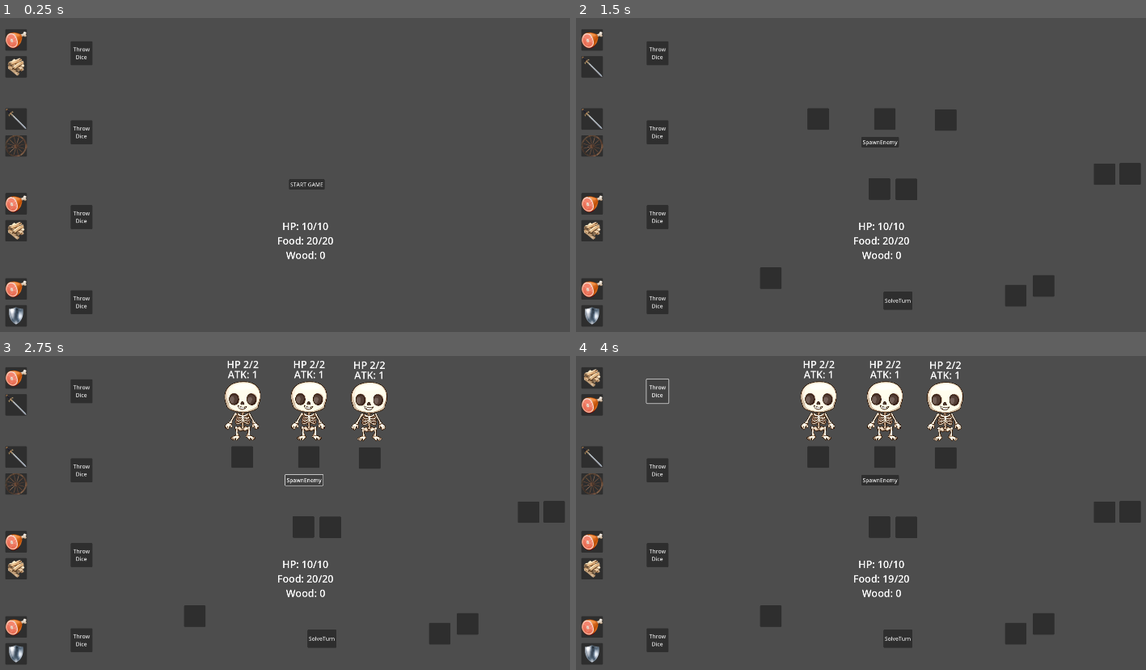
Above: before the commit, frames 1-4 (two rows, left to right).
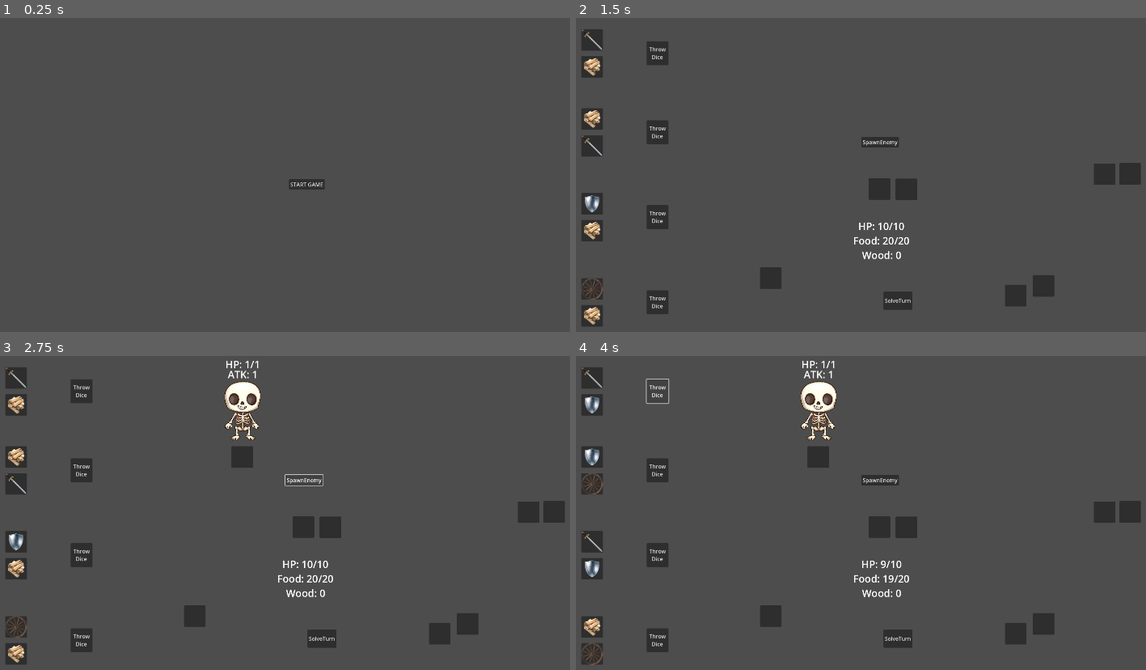
Above: after the commit, the same moments.

Repository: Sugo98/godot-77
Game: Godot game, scene res://game_logic/game_manager.tscn
The game is run twice, just before and just after one commit, with the same random seed, the same clock (stepped at 60 frames per second) and the same inputs.
Inputs (mouse positions are in pixels of both pictures, inside the frame that each line leads up to):
- Up to frame 1 (0.25 s): no input
- Up to frame 2 (1.5 s): click (655, 52) at 0.5 s, where only the run before the commit has a clickable "Throw Dice"; click "START GAME" at 1.25 s
- Up to frame 3 (2.75 s): click "SpawnEnemy" at 2 s
- Up to frame 4 (4 s): click "SolveTurn" at 2.75 s; click "Throw Dice" at 3.5 s

The runs differ from the first frame. In frame 1, 3.2% of the frame differs, in the area x 0-59%, y 3-99%; in frame 2, 1.7%; in frame 3, 3.2%; in frame 4, 3.4%, in the area x 0-68%, y 1-99%.
Error before the commit: Invalid access of index '-1' on a base object of type: 'Array[int]'. (res://game_logic/utils.gd:8)

Commit message:
Solve Turn all except Road

Diff:
--- a/dice_logic/dice.gd
+++ b/dice_logic/dice.gd
@@ -15,12 +15,18 @@
 	if ("GameManager" == self.get_parent().get_parent().get_name()):
 		slots_for_merchant.set_visible(false)
 		set_slots_owner(dice_slots)
-		throw_dice()
+		roll_dice()
 	if ("DiceMerchant" == self.get_parent().get_parent().get_name()):
 		dice_slots.set_visible(false)
 		debug_button.set_visible(false)
 		set_slots_owner(slots_for_merchant)
 		load_for_merchant()
+
+func prepare_for_level():
+	slots_for_merchant.set_visible(false)
+	dice_slots.set_visible(true)
+	set_slots_owner(dice_slots)
+	roll_dice()
 
 func load_basic_dice():
 	var i = 0
@@ -44,7 +50,7 @@
 		if parent:
 			parent.remove_child(face)
 
-func throw_dice():
+func roll_dice():
 	var result = range(6)
 	result.shuffle()
 	add_faces_to_slots([result[0], result[1]])
--- a/dice_logic/dice.tscn
+++ b/dice_logic/dice.tscn
@@ -75,4 +75,4 @@
 layout_mode = 2
 script = ExtResource("2_qx407")
 
-[connection signal="pressed" from="Button" to="." method="throw_dice"]
+[connection signal="pressed" from="Button" to="." method="roll_dice"]
--- a/dice_logic/dice_face.gd
+++ b/dice_logic/dice_face.gd
@@ -43,7 +43,7 @@
 	t.stretch_mode = TextureRect.STRETCH_KEEP_ASPECT_CENTERED
 	t.custom_minimum_size = size
 	t.modulate.a = 1 # transparency
-	t.z_index = 1
+	t.z_index = 100
 	t.position = Vector2(-at_position)
 
 	var c = Control.new()
--- a/enemies logic/enemy.gd
+++ b/enemies logic/enemy.gd
@@ -5,6 +5,7 @@
 @export var attack_label: Label
 @export var sprite2D: Sprite2D
 
+var dice_slot : DiceSlot
 var hp : int
 
 func init(d: EnemyData) -> void:
@@ -20,3 +21,11 @@
 func update_label():
 	hp_label.text = "HP: " + str(hp) + "/" + str(data.max_hp)
 	attack_label.text = "ATK: " + str(data.attack)
+
+func inflict_damage(damage) -> bool:
+	#return true if the enemy is killed
+	hp -= damage
+	update_label()
+	if hp <= 0:
+		return true
+	return false
--- a/game_logic/basic_level.tscn
+++ b/game_logic/basic_level.tscn
@@ -4,19 +4,12 @@
 [ext_resource type="PackedScene" uid="uid://yvwkwgojt1ab" path="res://enemies logic/enemy.tscn" id="2_beh15"]
 [ext_resource type="Script" path="res://dice_logic/dice_slot.gd" id="2_ghtwx"]
 
-[node name="BasicLevel" type="Control"]
-layout_mode = 3
-anchors_preset = 15
-anchor_right = 1.0
-anchor_bottom = 1.0
-grow_horizontal = 2
-grow_vertical = 2
-mouse_filter = 2
+[node name="BasicLevel" type="Node"]
 script = ExtResource("1_n52b6")
 enemy_scene = ExtResource("2_beh15")
 
 [node name="EnemyZone" type="Control" parent="."]
-layout_mode = 1
+layout_mode = 3
 anchors_preset = 15
 anchor_right = 1.0
 anchor_bottom = 1.0
@@ -34,6 +27,7 @@
 mouse_filter = 2
 
 [node name="Enemy" type="PanelContainer" parent="EnemyZone/EnemySlots"]
+visible = false
 custom_minimum_size = Vector2(64, 64)
 layout_mode = 0
 offset_left = 736.0
@@ -44,6 +38,7 @@
 type = 1
 
 [node name="Enemy2" type="PanelContainer" parent="EnemyZone/EnemySlots"]
+visible = false
 custom_minimum_size = Vector2(64, 64)
 layout_mode = 0
 offset_left = 934.0
@@ -54,6 +49,7 @@
 type = 1
 
 [node name="Enemy3" type="PanelContainer" parent="EnemyZone/EnemySlots"]
+visible = false
 custom_minimum_size = Vector2(64, 64)
 layout_mode = 0
 offset_left = 1115.0
@@ -75,7 +71,7 @@
 position = Vector2(1145, 268)
 
 [node name="WoodSlots" type="Control" parent="."]
-layout_mode = 1
+layout_mode = 3
 anchors_preset = 15
 anchor_right = 1.0
 anchor_bottom = 1.0
@@ -104,7 +100,7 @@
 type = 3
 
 [node name="FoodSlots" type="Control" parent="."]
-layout_mode = 1
+layout_mode = 3
 anchors_preset = 15
 anchor_right = 1.0
 anchor_bottom = 1.0
@@ -133,7 +129,7 @@
 type = 2
 
 [node name="RoadSlots" type="Control" parent="."]
-layout_mode = 1
+layout_mode = 3
 anchors_preset = 15
 anchor_right = 1.0
 anchor_bottom = 1.0
@@ -162,7 +158,7 @@
 type = 5
 
 [node name="CaravanSlots" type="Control" parent="."]
-layout_mode = 1
+layout_mode = 3
 anchors_preset = 15
 anchor_right = 1.0
 anchor_bottom = 1.0
@@ -191,7 +187,6 @@
 type = 4
 
 [node name="DebugSpawn" type="Button" parent="."]
-layout_mode = 0
 offset_left = 896.0
 offset_top = 399.0
 offset_right = 1008.0
@@ -199,7 +194,6 @@
 text = "SpawnEnemy"
 
 [node name="SolveTurn" type="Button" parent="."]
-layout_mode = 0
 offset_left = 962.0
 offset_top = 859.0
 offset_right = 1048.0
--- a/game_logic/basic_level_logic.gd
+++ b/game_logic/basic_level_logic.gd
@@ -1,4 +1,4 @@
-class_name LevelLogic extends Control
+class_name LevelLogic extends Node
 
 @onready var enemy_slots_container : Control = $EnemyZone/EnemySlots
 @onready var enemy_pivots_container: Node2D = $EnemyZone/EnemyPivots
@@ -17,12 +17,15 @@
 @export var enemy_scene : PackedScene
 var heroes_manager : HeroesManager
 
-var active_enemies : Array[Enemy]
+var active_enemies : Dictionary
 
 var data : LevelData
 # Called when the node enters the scene tree for the first time.
 func _ready() -> void:
 	fill_array()
+	show_slots()
+
+func show_slots():
 	for slot : DiceSlot in wood_slots:
 		if slot.get_index() < data.wood_slots:
 			slot.show()
@@ -42,10 +45,10 @@
 func fill_array():
 	enemy_slots = parse_slots(enemy_slots_container)
 	enemy_pivots = enemy_pivots_container.get_children()
-	wood_slots = parse_slots(wood_slots_container) as Array[DiceSlot]
-	food_slots = parse_slots(food_slots_container) as Array[DiceSlot]
-	road_slots = parse_slots(road_slots_container) as Array[DiceSlot]
-	caravan_slots = parse_slots(caravan_slots_container) as Array[DiceSlot]
+	wood_slots = parse_slots(wood_slots_container)
+	food_slots = parse_slots(food_slots_container)
+	road_slots = parse_slots(road_slots_container)
+	caravan_slots = parse_slots(caravan_slots_container)
 
 func parse_slots(slots_container) -> Array[DiceSlot]:
 	var array : Array[DiceSlot]
@@ -61,50 +64,78 @@
 	pass
 
 func debug_spawn_enemy():
-	for enemy in active_enemies:
-		enemy.reparent(self)
-		enemy.queue_free()
-	active_enemies = []
-	for i in range( 3 ):
-		spawn_enemy()
+	spawn_enemy()
 
 func spawn_enemy():
 	var enemy_data = Utils.random_pick( data.enemy , data.enemy_probability )
 	var new_enemy = enemy_scene.instantiate()
 	new_enemy.init(enemy_data)
-	for pivot : Marker2D in enemy_pivots:
+	for i in range( enemy_pivots.size() ):
+		var pivot : Marker2D = enemy_pivots[i]
 		if pivot.get_child_count() == 0:
 			pivot.add_child(new_enemy)
-			active_enemies.append(new_enemy)
+			enemy_slots[i].show()
+			new_enemy.dice_slot = enemy_slots[i]
+			active_enemies[ enemy_slots[i] ] = new_enemy
 			return
+
+func kill_enemy(enemy : Enemy):
+	var slot = enemy.dice_slot
+	slot.hide()
+	enemy.queue_free()
+	active_enemies.erase(slot)
 
 func solve_turn():
 	solve_hunger()
+	solve_food_slots()
+	solve_wood_slots()
 	solve_caravan_slots()
 	solve_enemies_slots()
-	solve_food_slots()
-	solve_wood_slots()
 	solve_road_slots()
+	reset_turn()
 
 func solve_hunger():
 	heroes_manager.eat(1)
 
 func solve_caravan_slots():
-	pass
+	for slot:DiceSlot in caravan_slots:
+		if slot.get_child_count() == 0:
+			continue
+		var face : DiceFace = slot.get_child(0)
+		print( face.data.shield )
+		heroes_manager.increase_shield(face.data.shield)
+		heroes_manager.repair(face.data.wheel)
 
 func solve_enemies_slots():
-	pass
+	for slot:DiceSlot in enemy_slots:
+		if not active_enemies.has(slot):
+			continue
+		var enemy = active_enemies[slot]
+		var damage = 0
+		if slot.get_child_count():
+			var face : DiceFace = slot.get_child(0)
+			damage = face.data.sword
+		if enemy.inflict_damage(damage):
+			kill_enemy(enemy)
+		else:
+			heroes_manager.inflict_damage(enemy.data.attack)
 
 func solve_food_slots():
 	for slot:DiceSlot in food_slots:
 		if slot.get_child_count() == 0:
 			continue
 		var face : DiceFace = slot.get_child(0)
-		var food_increase = face.data.food
-		heroes_manager.increase_food(food_increase)
+		heroes_manager.increase_food(face.data.food)
 
 func solve_wood_slots():
-	pass
+	for slot:DiceSlot in wood_slots:
+		if slot.get_child_count() == 0:
+			continue
+		var face : DiceFace = slot.get_child(0)
+		heroes_manager.increase_wood(face.data.wood)
 
 func solve_road_slots():
 	pass
+
+func reset_turn():
+	heroes_manager.reset_turn()
--- a/game_logic/game_manager.gd
+++ b/game_logic/game_manager.gd
@@ -2,10 +2,14 @@
 
 @export var main_menu_scene : PackedScene
 @export var level_scene: PackedScene
-@export var heroes_manager : HeroesManager
+@export var heroes_manager_scene : PackedScene
+
+@export var main_canvas : CanvasLayer
+
 var active_level : LevelLogic
+var heroes_manager : HeroesManager
 
-var main_menu
+var main_menu : MainMenu
 
 func check_warnings():
 	var warnings : Array = []
@@ -15,6 +19,8 @@
 # Called when the node enters the scene tree for the first time.
 func _ready() -> void:
 	check_warnings()
+	heroes_manager = heroes_manager_scene.instantiate()
+	main_menu =  main_menu_scene.instantiate()
 	load_menu()
 
 # Called every frame. 'delta' is the elapsed time since the previous frame.
@@ -22,15 +28,16 @@
 	pass
 
 func load_menu() -> void:
-	main_menu =  main_menu_scene.instantiate()
-	add_child(main_menu)
+	main_menu.game_manager = self
+	main_canvas.add_child(main_menu)
 
 func start_game() -> void:
-	main_menu.queue_free()
+	main_canvas.remove_child(main_menu)
+	main_canvas.add_child(heroes_manager)
 	load_level( load( "res://resources/levels/plain.tres" ))
 
 func load_level(data : LevelData) -> void:
 	var level : LevelLogic = level_scene.instantiate()
 	level.init(data)
 	level.heroes_manager = heroes_manager
-	$MainCanvas.add_child(level)
+	main_canvas.add_child(level)
--- a/game_logic/game_manager.tscn
+++ b/game_logic/game_manager.tscn
@@ -1,57 +1,15 @@
-[gd_scene load_steps=7 format=3 uid="uid://s4kpj2dhsx5g"]
+[gd_scene load_steps=5 format=3 uid="uid://s4kpj2dhsx5g"]
 
 [ext_resource type="Script" path="res://game_logic/game_manager.gd" id="1_176oy"]
 [ext_resource type="PackedScene" uid="uid://c5mfo6eaopvch" path="res://game_logic/main_menu.tscn" id="2_he43h"]
 [ext_resource type="PackedScene" uid="uid://tkb6vimwhpij" path="res://game_logic/basic_level.tscn" id="3_7l85e"]
-[ext_resource type="PackedScene" uid="uid://e3w2l0sl2g7m" path="res://dice_logic/dice.tscn" id="3_enq2r"]
-[ext_resource type="PackedScene" path="res://game_logic/heros_ui.tscn" id="4_mipyf"]
-[ext_resource type="Script" path="res://game_logic/hero_party_manager.gd" id="4_nubql"]
+[ext_resource type="PackedScene" uid="uid://ojh8x0lm12fe" path="res://game_logic/heroes_pary.tscn" id="4_jdtd5"]
 
-[node name="GameManager" type="Node" node_paths=PackedStringArray("heroes_manager")]
+[node name="GameManager" type="Node" node_paths=PackedStringArray("main_canvas")]
 script = ExtResource("1_176oy")
 main_menu_scene = ExtResource("2_he43h")
 level_scene = ExtResource("3_7l85e")
-heroes_manager = NodePath("MainCanvas/HeroesPary")
+heroes_manager_scene = ExtResource("4_jdtd5")
+main_canvas = NodePath("MainCanvas")
 
 [node name="MainCanvas" type="CanvasLayer" parent="."]
-
-[node name="Dice" parent="MainCanvas" instance=ExtResource("3_enq2r")]
-offset_left = 64.0
-offset_top = 55.0
-offset_right = 64.0
-offset_bottom = 247.0
-character_class = 1
-
-[node name="Dice2" parent="MainCanvas" instance=ExtResource("3_enq2r")]
-offset_left = 64.0
-offset_top = 290.0
-offset_right = 64.0
-offset_bottom = 482.0
-character_class = 2
-
-[node name="Dice3" parent="MainCanvas" instance=ExtResource("3_enq2r")]
-offset_left = 64.0
-offset_top = 542.0
-offset_right = 64.0
-offset_bottom = 734.0
-character_class = 3
-
-[node name="Dice4" parent="MainCanvas" instance=ExtResource("3_enq2r")]
-offset_left = 64.0
-offset_top = 795.0
-offset_right = 64.0
-offset_bottom = 987.0
-character_class = 4
-
-[node name="HeroesPary" type="Node" parent="MainCanvas" node_paths=PackedStringArray("heroes_ui")]
-script = ExtResource("4_nubql")
-max_health = 10
-max_food = 20
-max_wood = 30
-heroes_ui = NodePath("HerosUI")
-
-[node name="HerosUI" parent="MainCanvas/HeroesPary" instance=ExtResource("4_mipyf")]
-offset_left = -167.0
-offset_top = 103.0
-offset_right = 159.0
-offset_bottom = 231.0
--- a/game_logic/hero_party_manager.gd
+++ b/game_logic/hero_party_manager.gd
@@ -4,20 +4,33 @@
 @export var max_food : int
 @export var max_wood : int
 @export var heroes_ui: HeroesUI
+@export var heroes_container : Node
+@export var repair_cost : int
 
-
+var heroes: Array[Dice]
 var health : int
 var food : int
 var wood : int
+var shield : int
 
 # Called when the node enters the scene tree for the first time.
 func _ready() -> void:
 	maximize_variables()
+	parse_heroes()
+	prepare_for_level()
 
 func maximize_variables():
 	health = max_health
 	food = max_food
 	update_all_labels()
+
+func parse_heroes():
+	for hero in heroes_container.get_children():
+		heroes.append(hero as Dice)
+
+func prepare_for_level():
+	for hero in heroes:
+		hero.prepare_for_level()
 
 func update_all_labels():
 	heroes_ui.update_food(food)
@@ -28,12 +41,33 @@
 	food -= x
 	if food < 0 :
 		print("game over")
-	heroes_ui.update_food(food)
+	update_all_labels()
 
 func increase_food(x):
 	food = clamp(food+x, 0, max_food)
-	heroes_ui.update_food(food)
+	update_all_labels()
 
-# Called every frame. 'delta' is the elapsed time since the previous frame.
-func _process(_delta: float) -> void:
-	pass
+func increase_wood(x):
+	wood = clamp(wood+x, 0, max_wood)
+	update_all_labels()
+
+func reset_turn():
+	for hero in heroes:
+		hero.roll_dice()
+	shield = 0
+
+func inflict_damage(x):
+	while( shield and x):
+		shield -= 1
+		x -= 1
+	health -= x
+	update_all_labels()
+
+func increase_shield(x):
+	shield += x
+
+func repair(x):
+	if wood >= repair_cost:
+		wood -= repair_cost
+		health += 1
+	update_all_labels()
--- /dev/null
+++ b/game_logic/heroes_pary.tscn
@@ -0,0 +1,50 @@
+[gd_scene load_steps=4 format=3 uid="uid://ojh8x0lm12fe"]
+
+[ext_resource type="Script" path="res://game_logic/hero_party_manager.gd" id="1_6rxhw"]
+[ext_resource type="PackedScene" uid="uid://d10hgb5arwxkb" path="res://game_logic/heros_ui.tscn" id="2_1v2m8"]
+[ext_resource type="PackedScene" uid="uid://e3w2l0sl2g7m" path="res://dice_logic/dice.tscn" id="3_q2okv"]
+
+[node name="HeroesPary" type="Node" node_paths=PackedStringArray("heroes_ui", "heroes_container")]
+script = ExtResource("1_6rxhw")
+max_health = 10
+max_food = 20
+max_wood = 30
+heroes_ui = NodePath("HeroesUI")
+heroes_container = NodePath("Heroes")
+repair_cost = 2
+
+[node name="HeroesUI" parent="." instance=ExtResource("2_1v2m8")]
+offset_left = -167.0
+offset_top = 103.0
+offset_right = 159.0
+offset_bottom = 231.0
+
+[node name="Heroes" type="Node" parent="."]
+
+[node name="Dice" parent="Heroes" instance=ExtResource("3_q2okv")]
+offset_left = 64.0
+offset_top = 55.0
+offset_right = 64.0
+offset_bottom = 247.0
+character_class = 1
+
+[node name="Dice2" parent="Heroes" instance=ExtResource("3_q2okv")]
+offset_left = 64.0
+offset_top = 290.0
+offset_right = 64.0
+offset_bottom = 482.0
+character_class = 2
+
+[node name="Dice3" parent="Heroes" instance=ExtResource("3_q2okv")]
+offset_left = 64.0
+offset_top = 542.0
+offset_right = 64.0
+offset_bottom = 734.0
+character_class = 3
+
+[node name="Dice4" parent="Heroes" instance=ExtResource("3_q2okv")]
+offset_left = 64.0
+offset_top = 795.0
+offset_right = 64.0
+offset_bottom = 987.0
+character_class = 4
--- a/game_logic/main_menu.gd
+++ b/game_logic/main_menu.gd
@@ -4,7 +4,7 @@
 
 # Called when the node enters the scene tree for the first time.
 func _ready() -> void:
-	game_manager = get_parent()
+	pass
 
 # Called every frame. 'delta' is the elapsed time since the previous frame.
 func _process(_delta: float) -> void:
--- a/resources/enemies/enemies_data.gd
+++ b/resources/enemies/enemies_data.gd
@@ -1,9 +1,11 @@
 class_name EnemyData extends Resource
 
+enum Size{Small, Big, Huge}
 @export var name : String
 @export var texture : Texture2D
 
 @export_category("Basic Values")
 
+@export var size : Size
 @export var max_hp : int
 @export var attack : int
--- a/resources/enemies/goblin.tres
+++ b/resources/enemies/goblin.tres
@@ -1,4 +1,4 @@
-[gd_resource type="Resource" load_steps=3 format=3 uid="uid://cym70r58r53w"]
+[gd_resource type="Resource" script_class="EnemyData" load_steps=3 format=3 uid="uid://cym70r58r53w"]
 
 [ext_resource type="Script" path="res://resources/enemies/enemies_data.gd" id="1_3m40s"]
 [ext_resource type="Texture2D" uid="uid://l36a24cgmk5x" path="res://assets/enemies/goblin.png" id="2_gkn5u"]
@@ -7,5 +7,6 @@
 script = ExtResource("1_3m40s")
 name = "Goblin"
 texture = ExtResource("2_gkn5u")
+size = 0
 max_hp = 2
 attack = 1
--- a/resources/levels/plain.tres
+++ b/resources/levels/plain.tres
@@ -1,15 +1,16 @@
-[gd_resource type="Resource" script_class="LevelData" load_steps=3 format=3 uid="uid://g46vae27pvqv"]
+[gd_resource type="Resource" script_class="LevelData" load_steps=4 format=3 uid="uid://g46vae27pvqv"]
 
 [ext_resource type="Script" path="res://resources/levels/level_data.gd" id="1_7m182"]
 [ext_resource type="Script" path="res://resources/enemies/enemies_data.gd" id="1_kis5l"]
+[ext_resource type="Resource" uid="uid://dvgh36dfckm3n" path="res://resources/enemies/skeleton.tres" id="2_2eabj"]
 
 [resource]
 script = ExtResource("1_7m182")
 name = ""
 description = ""
 character_class = 0
-enemy = Array[ExtResource("1_kis5l")]([])
-enemy_probability = Array[int]([])
+enemy = Array[ExtResource("1_kis5l")]([ExtResource("2_2eabj")])
+enemy_probability = Array[int]([1])
 road_slots = 2
 food_slots = 2
 wood_slots = 1
